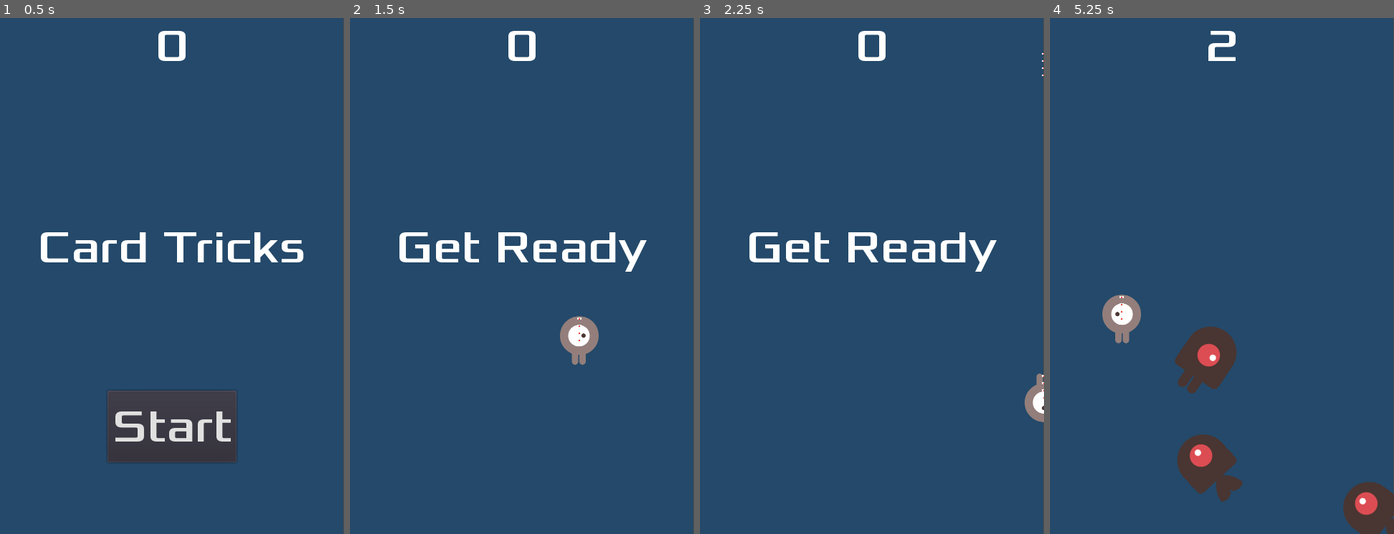
Above: before the commit, frames 1-4 (left to right).
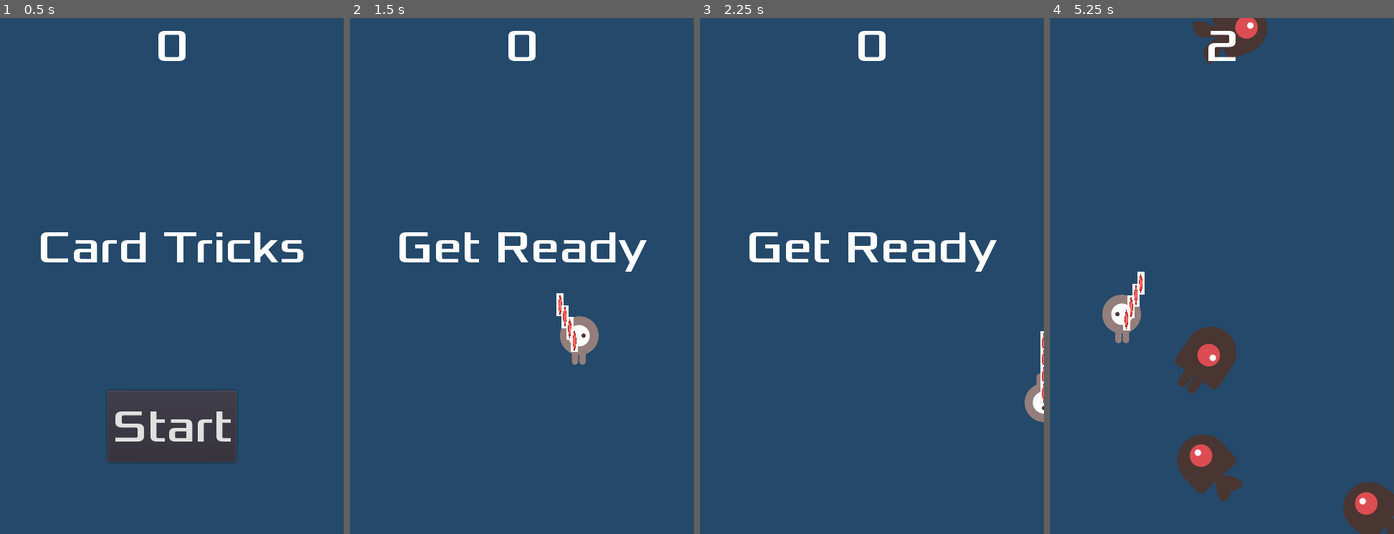
Above: after the commit, the same moments.

Repository: brazenchessplayr/card_tricks
Game: Godot game, scene res://Main.tscn
The game is run twice, just before and just after one commit, with the same random seed, the same clock (stepped at 60 frames per second) and the same inputs.
Inputs (mouse positions are in pixels of both pictures, inside the frame that each line leads up to):
- Up to frame 1 (0.5 s): no input
- Up to frame 2 (1.5 s): click "Start" at 0.5 s; tap Enter at 1.25 s; move the mouse to (597, 250) at 1.27 s; hold Right (ui_right) from 1.28 s (still down); click (597, 250) at 1.42 s
- Up to frame 3 (2.25 s): move the mouse to (803, 301) at 2.02 s; release Right (ui_right) at 2.03 s; hold Down (ui_down) from 2.03 s (still down); click (803, 301) at 2.17 s
- Up to frame 4 (5.25 s): move the mouse to (1256, 162) at 2.77 s; release Down (ui_down) at 2.78 s; hold Right (ui_right) 2.78-3.53 s; click (1256, 162) at 2.92 s; move the mouse to (1204, 379) at 3.52 s; hold Up (ui_up) 3.53-4.28 s; click (1204, 379) at 3.67 s; move the mouse to (1325, 353) at 4.27 s; hold Left (ui_left) from 4.28 s (still down); click (1325, 353) at 4.42 s; move the mouse to (1118, 198) at 5.02 s; click (1118, 198) at 5.17 s

Frame 1 is identical in both runs. In frame 2, 0.3% of the frame differs, in the area x 60-68%, y 53-65%; in frame 3, 0.1%; in frame 4, 1.4%, in the area x 20-64%, y 0-61%.

Commit message:
bullets move independent of player

Diff:
--- a/Bullet.gd
+++ b/Bullet.gd
@@ -1,10 +1,17 @@
 extends KinematicBody2D
 
 var velocity = Vector2()
+export var speed = 1000
+var dir
 
 # Called when the node enters the scene tree for the first time.
 func _ready():
-	velocity.y = -600
+	pass
+
+func start_at(pos, dir = PI * 1.5):
+	set_position(pos)
+	set_rotation(dir)
+	velocity = Vector2(speed, 0).rotated(dir)
 
 func _physics_process(_delta):
 	var _change = move_and_slide(velocity)
--- a/Bullet.tscn
+++ b/Bullet.tscn
@@ -4,19 +4,21 @@
 [ext_resource path="res://Bullet.gd" type="Script" id=2]
 
 [sub_resource type="CapsuleShape2D" id=1]
-radius = 222.641
+radius = 2.17937
+height = 23.2977
 
-[node name="BulletScene" type="Node2D"]
-scale = Vector2( 0.00589513, 0.00584302 )
-
-[node name="Bullet" type="KinematicBody2D" parent="."]
+[node name="Bullet" type="KinematicBody2D"]
 collision_layer = 4
 collision_mask = 2
 script = ExtResource( 2 )
 
-[node name="GameBullet" type="Sprite" parent="Bullet"]
-position = Vector2( -0.516556, -0.76374 )
+[node name="GameBullet" type="Sprite" parent="."]
+position = Vector2( -0.0386238, -0.0113544 )
+rotation = 1.57079
+scale = Vector2( 0.0115366, 0.0627044 )
 texture = ExtResource( 1 )
 
-[node name="CollisionShape2D" type="CollisionShape2D" parent="Bullet"]
+[node name="CollisionShape2D" type="CollisionShape2D" parent="."]
+position = Vector2( -0.0441895, 0.0441933 )
+rotation = 1.57079
 shape = SubResource( 1 )
--- a/Player.gd
+++ b/Player.gd
@@ -44,16 +44,10 @@
 		$AnimatedSprite.animation = "up"
 		$AnimatedSprite.flip_v = velocity.y > 0
 
-
-
-
-
-
 func _on_Player_body_entered(_body):
 	hide()  # Player disappears after being hit.
 	emit_signal("got_hit")
 	$CollisionShape2D.set_deferred("disabled", true)
-
 
 func start(pos):
 	position = pos
@@ -62,4 +56,5 @@
 
 func shoot():
 	var bullet = Bullet.instance()
-	add_child_below_node(bullet_node ,bullet)
+	bullet_node.add_child(bullet)
+	bullet.start_at(get_position())
